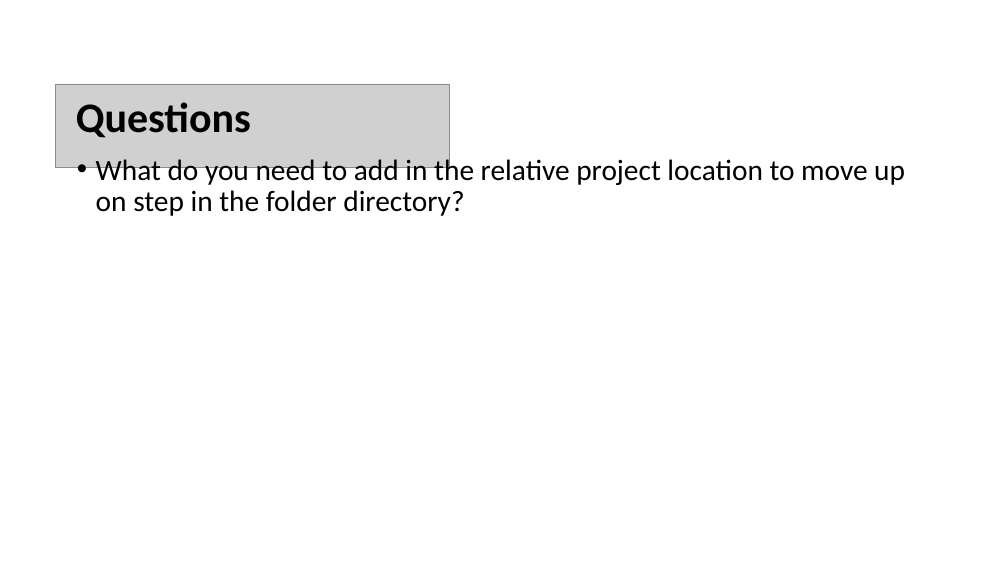
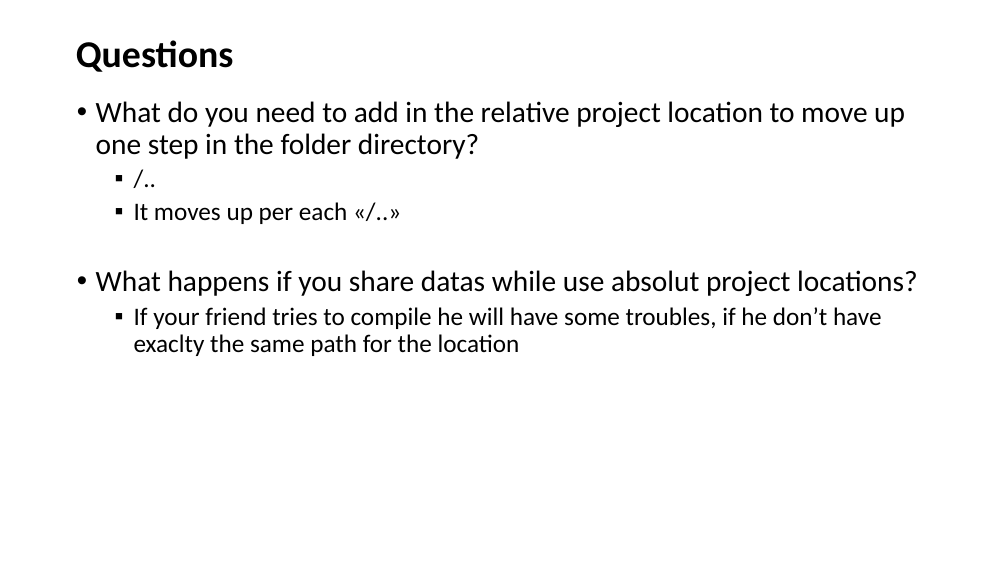
Before and after one commit to eiswasser/Sumobotic, a slide deck: slide 9 of Recap.pptx. Drawn at 1008x567 pixels with LibreOffice and Linux fonts; fonts in the diff are those of the drawing; grey boxes stand for pictures. Boxes give left, top, right and bottom in pixels: in the first picture for what was removed or moved away, otherwise in the second. Text is boxed around its words. In the diff, an @@ line names an element or a change of style, - is before the commit and + after.

```diff
--- a/Recap.pptx
+++ b/Recap.pptx
@@ text "Questions" at [76, 40, 234, 72]: size 40 to 36 pt; line spacing 0.9 to 0.8 @@
@@ picture removed at [55, 84, 449, 167] @@
@@ text at [96, 101, 918, 356]: text changed @@
-• What do you need to add in the relative project location to move up on step in the folder directory?
+• What do you need to add in the relative project location to move up one step in the folder directory?
+  ▪ /..
+  ▪ It moves up per each «/..»
+• What happens if you share datas while use absolut project locations?
+  ▪ If your friend tries to compile he will have some troubles, if he don’t have exaclty the same path for the location
```
Also in this commit, not shown: 1 other slide changed.
